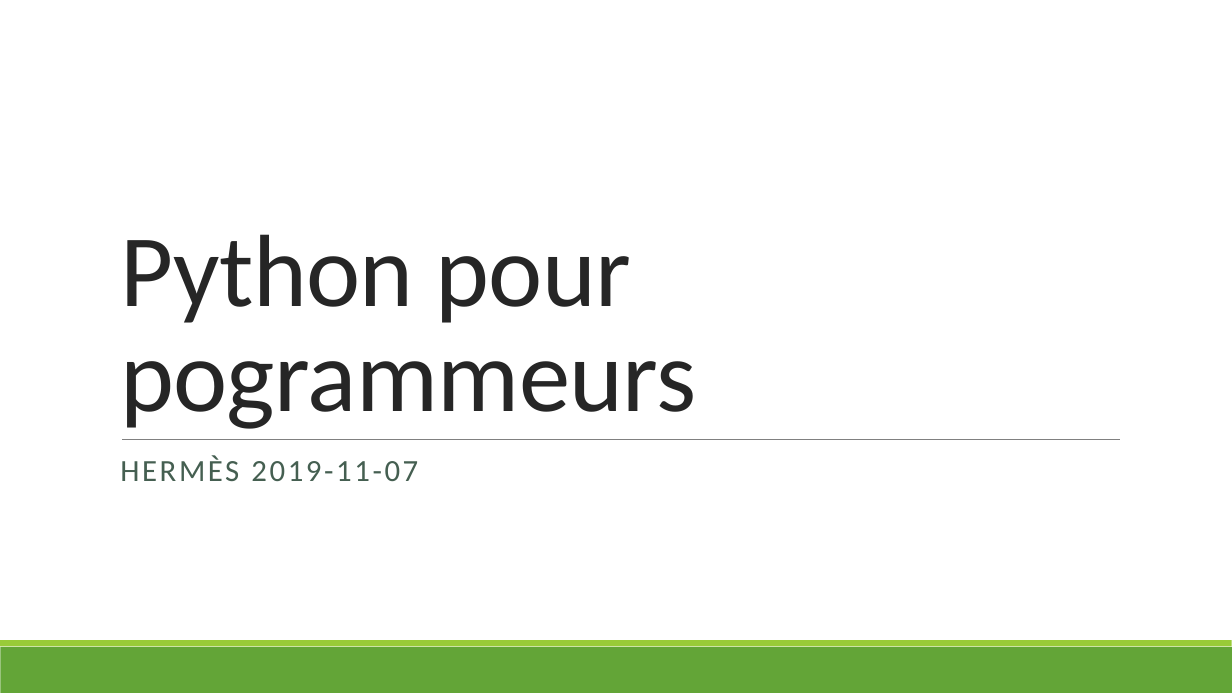
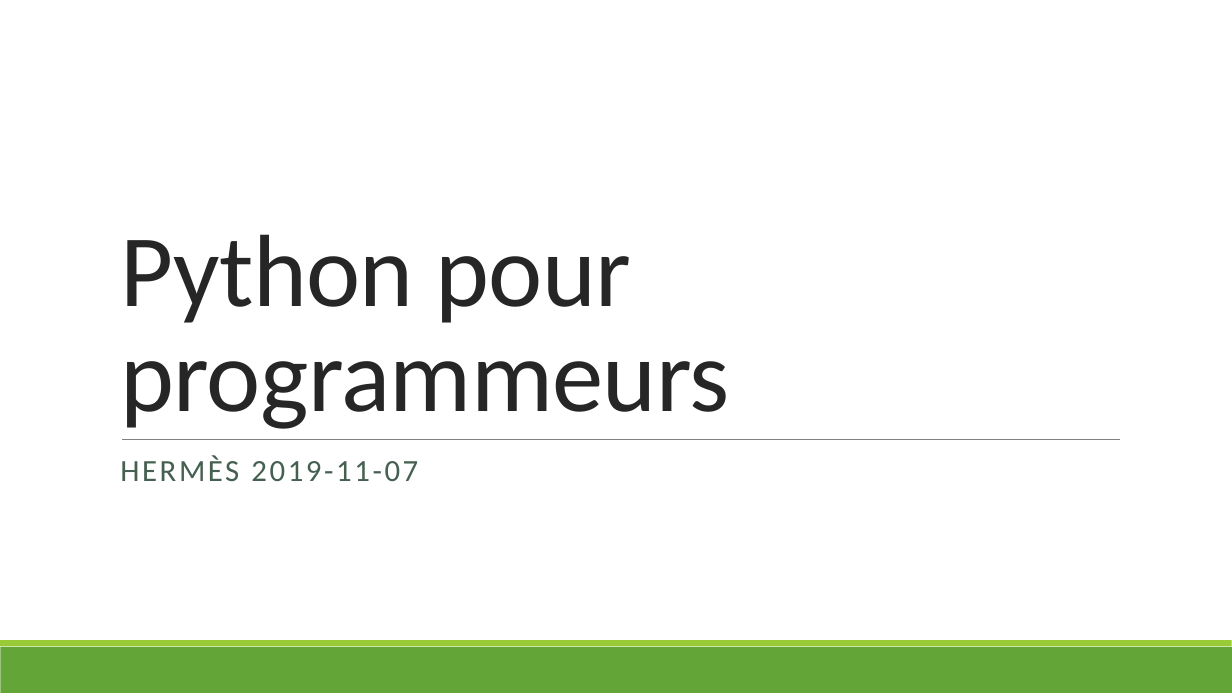
Before and after one commit to hermes-python-201910/courseware, a slide deck: slide 1 of slides.pptx. Drawn at 1232x693 pixels with LibreOffice and Linux fonts; fonts in the diff are those of the drawing. Boxes give left, top, right and bottom in pixels: in the first picture for what was removed or moved away, otherwise in the second. Text is boxed around its words. In the diff, an @@ line names an element or a change of style, - is before the commit and + after.

Commit message:
Fix typo

```diff
--- a/slides.pptx
+++ b/slides.pptx
@@ title at box(120, 234, 730, 429): text changed @@
-Python pour pogrammeurs
+Python pour programmeurs
```
